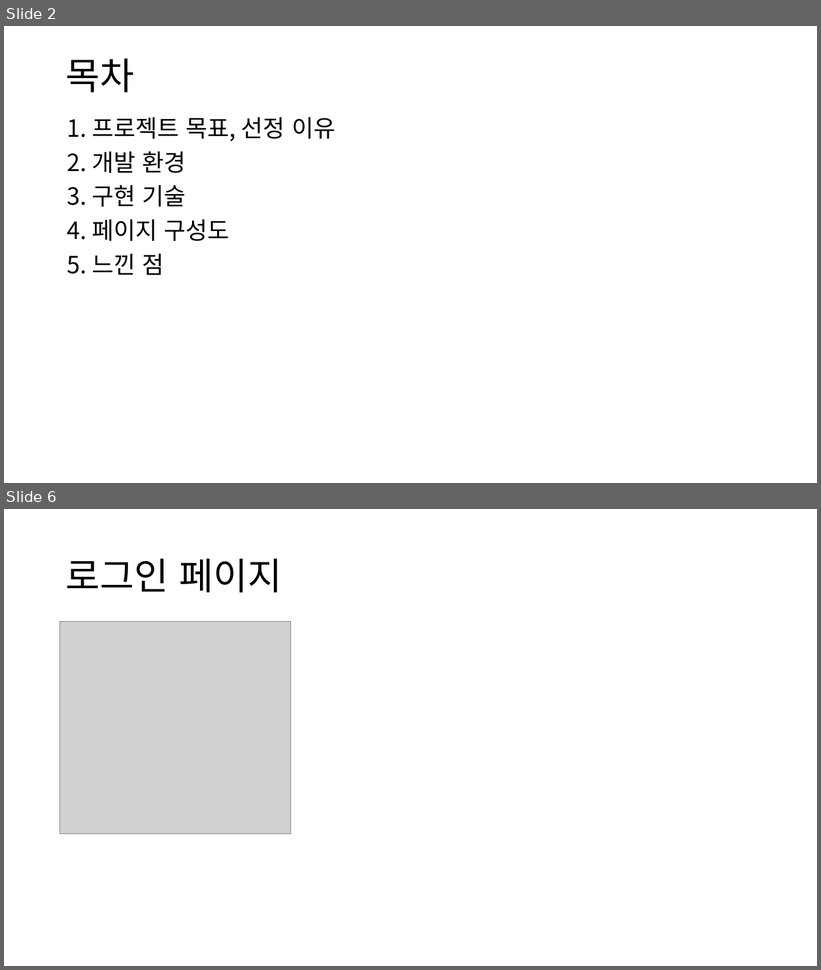
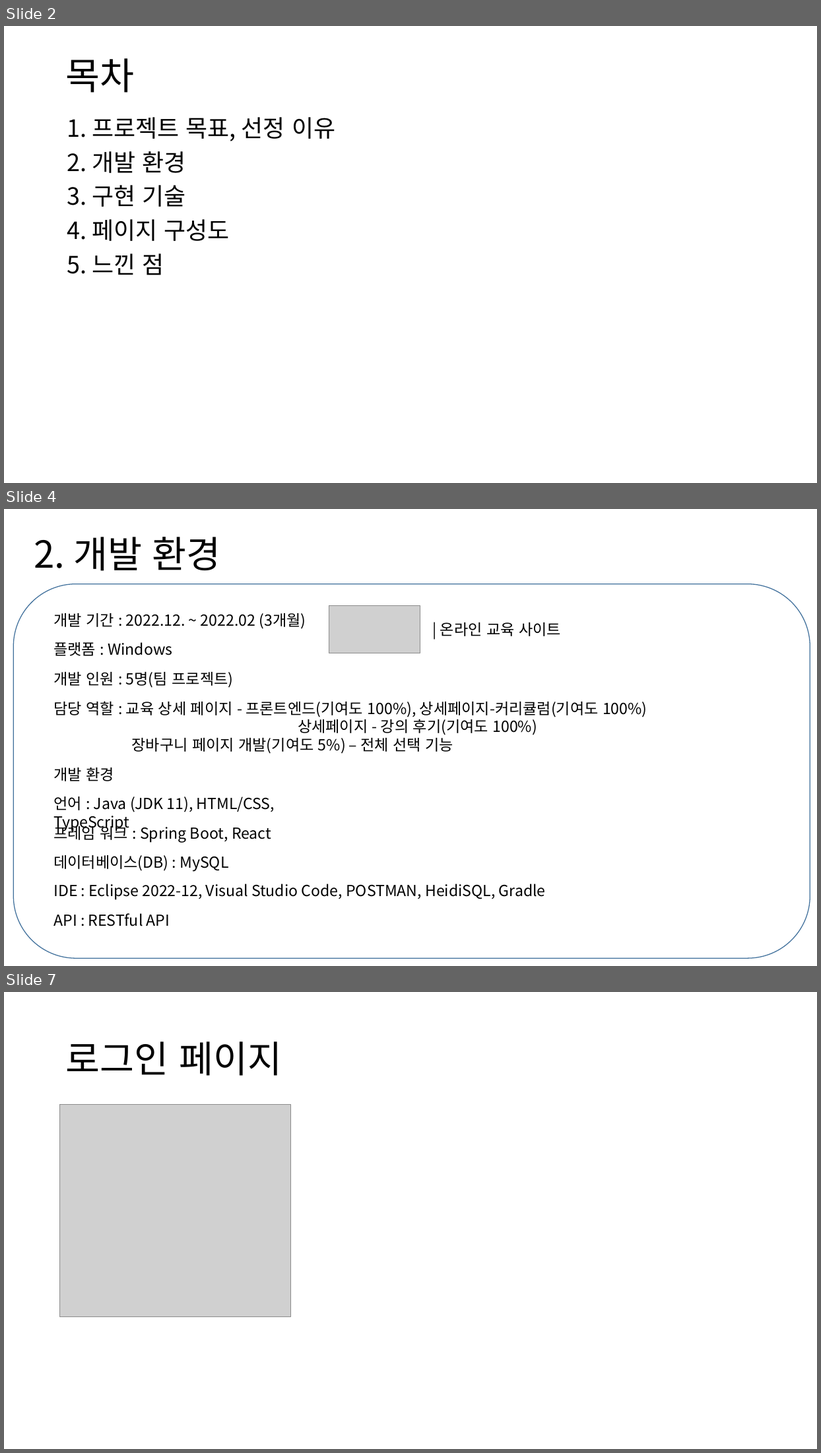
Before and after one commit to NALASAI/SelfIntroduction, a slide deck: 1조 project 포트폴리오(이력서용).pptx. Shown one above the other, each under a label of ours: slides 2 and 6 before the commit, slides 2, 4 and 7 after it; the slides between them are not shown. The pictures are 821x970 and 821x1453 pixels, drawn with LibreOffice and Linux fonts; fonts in the diff are those of the drawing; grey boxes stand for pictures. Boxes give left, top, right and bottom in pixels: in the first picture for what was removed or moved away, otherwise in the second. Text is boxed around its words. In the diff, an @@ line names an element or a change of style, - is before the commit and + after.

```diff
--- a/1조 project 포트폴리오(이력서용).pptx
+++ b/1조 project 포트폴리오(이력서용).pptx
@@ slide 4 added at bbox=[4, 509, 817, 966], background #FFFFFF @@
@@ title added at bbox=[34, 537, 221, 571], 44 pt, text #000000 @@
+2. 개발 환경
@@ rounded rectangle added at bbox=[13, 584, 810, 958], outline #43739E 1 pt @@
@@ picture added at bbox=[329, 606, 420, 654] @@
@@ text added at bbox=[54, 613, 306, 629], 18 pt, text #000000 @@
+개발 기간 : 2022.12. ~ 2022.02 (3개월)
@@ text added at bbox=[440, 623, 561, 636], 18 pt, text #000000 @@
+| 온라인 교육 사이트
@@ text added at bbox=[54, 642, 172, 656], 18 pt, text #000000 @@
+플랫폼 : Windows
@@ text added at bbox=[54, 672, 234, 688], 18 pt, text #000000 @@
+개발 인원 : 5명(팀 프로젝트)
@@ text added at bbox=[54, 701, 647, 754], 18 pt, text #000000 @@
+담당 역할 : 교육 상세 페이지 - 프론트엔드(기여도 100%), 상세페이지-커리큘럼(기여도 100%)
+상세페이지 - 강의 후기(기여도 100%)
+장바구니 페이지 개발(기여도 5%) – 전체 선택 기능
@@ text added at bbox=[54, 767, 114, 782], 18 pt, text #000000 @@
+개발 환경
@@ text added at bbox=[54, 797, 275, 832], 18 pt, text #000000 @@
+언어 : Java (JDK 11), HTML/CSS, TypeScript
@@ text added at bbox=[54, 823, 271, 842], 18 pt, text #000000 @@
+프레임 워크 : Spring Boot, React
@@ text added at bbox=[54, 855, 228, 871], 18 pt, text #000000 @@
+데이터베이스(DB) : MySQL
@@ text added at bbox=[54, 884, 546, 900], 18 pt, text #000000 @@
+IDE : Eclipse 2022-12, Visual Studio Code, POSTMAN, HeidiSQL, Gradle
@@ text added at bbox=[54, 914, 170, 927], 18 pt, text #000000 @@
+API : RESTful API
@@ what was slide 6 is now slide 7 @@
```
Also in this commit, not shown: 5 slides changed, 2 other slides added, 1 slide removed, 4 other files.
